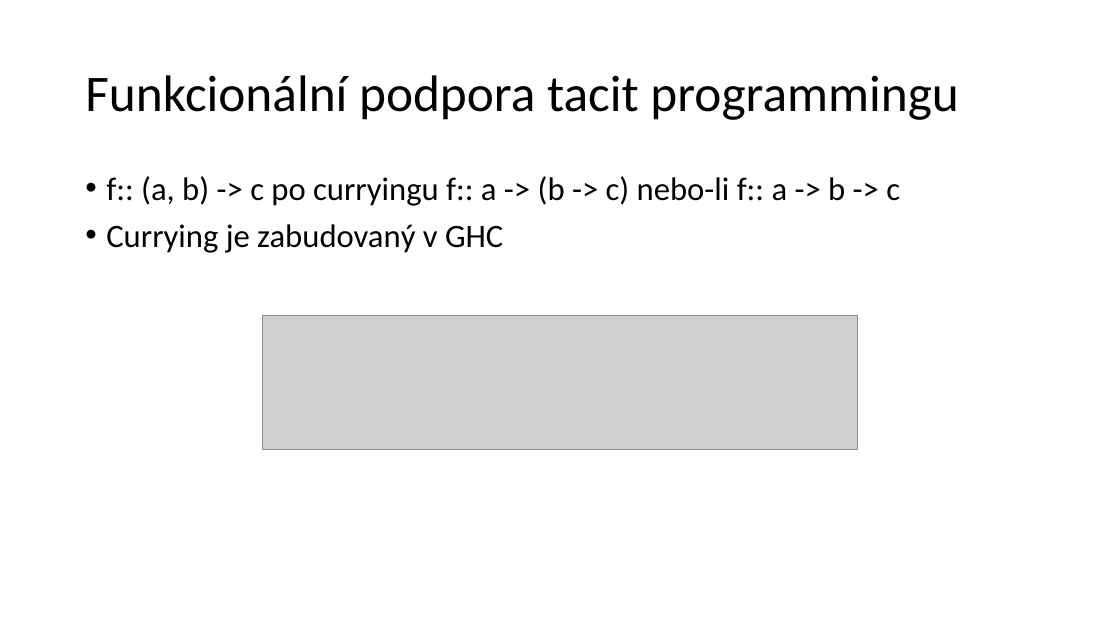
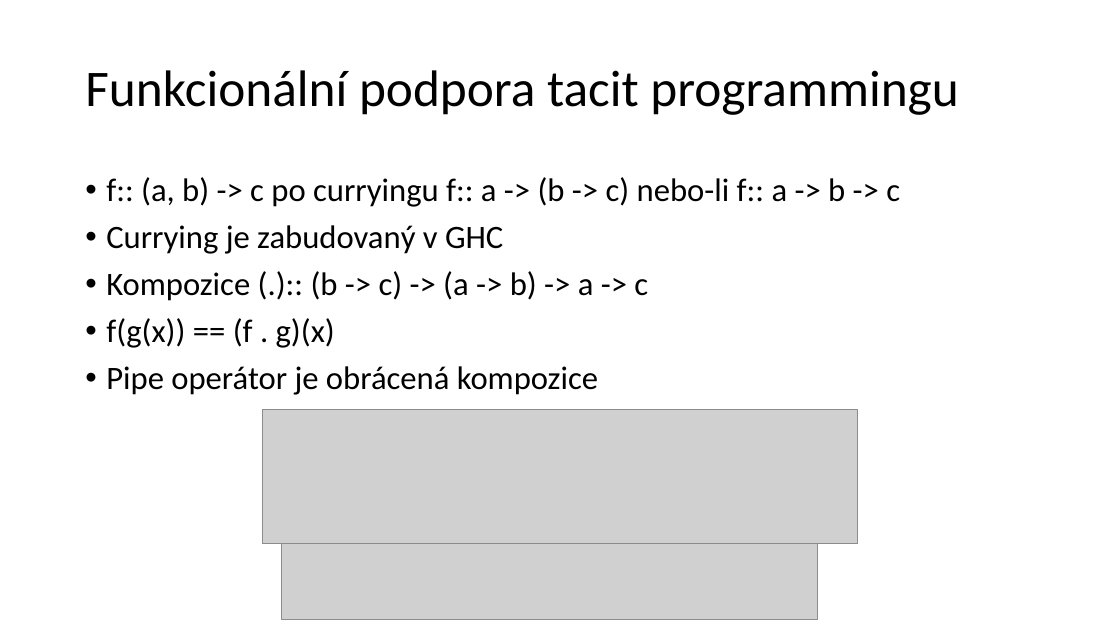
Before and after one commit to SturdyPose/Taskell-bachelor-thesis, a slide deck: slide 6 of TacitProgramming.pptx (slide 4 before the commit). Drawn at 1120x630 pixels with LibreOffice and Linux fonts; fonts in the diff are those of the drawing; grey boxes stand for pictures. Boxes give left, top, right and bottom in pixels: in the first picture for what was removed or moved away, otherwise in the second. Text is boxed around its words. In the diff, an @@ line names an element or a change of style, - is before the commit and + after.

Commit message:
Update presentation

```diff
--- a/TacitProgramming.pptx
+++ b/TacitProgramming.pptx
@@ text "Funkcionální podpora tacit programmingu": place and size @@
-text "Funkcionální podpora tacit programmingu" at [85,75,958,120]
+text "Funkcionální podpora tacit programmingu" at [85,70,958,115]
@@ text at [106,271,648,395]: paragraphs added @@
+• Kompozice (.):: (b -> c) -> (a -> b) -> a -> c
+• f(g(x)) == (f . g)(x)
+• Pipe operátor je obrácená kompozice
@@ picture: place and size @@
-picture at [262,315,858,450]
+picture at [262,410,858,544]
@@ picture added at [282,544,818,619] @@
```
Also in this commit, not shown: 7 other slides changed, 2 slides added, 4 slides removed.
